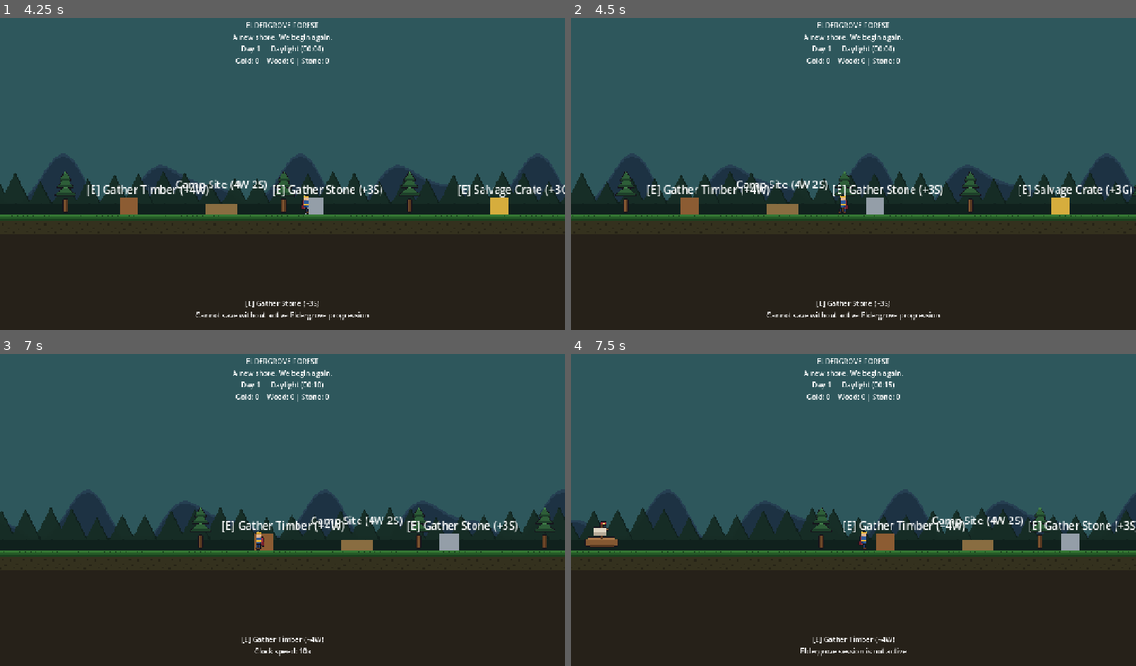
Above: before the commit, frames 1-4 (two rows, left to right).
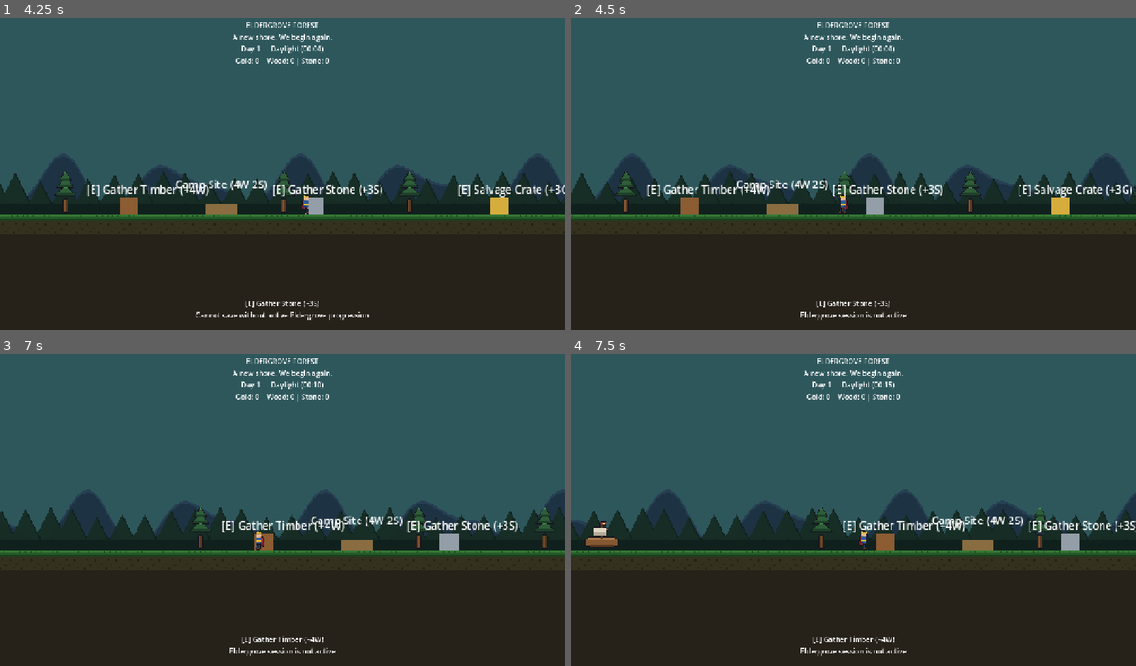
Above: after the commit, the same moments.

Repository: ridho1141haha/crownfall
Game: Godot game, scene res://scenes/world/EldergroveForest.tscn
Same seed, same stepped clock (60 frames per second), same inputs: the game is played once before the commit and once after it. This scene is started directly instead of the project's main scene.
Inputs (mouse positions are in pixels of both pictures, inside the frame that each line leads up to):
- Up to frame 1 (4.25 s): tap Enter (dialogue_advance) at 0.5, 2.85 s; move the mouse to (406, 155) at 0.52 s; hold E (interact) 0.53-1.28 s; hold D (move_right) 0.53-2.03 s; click (406, 155) at 0.67 s; tap Q (upgrade_tier) at 0.77, 1.52, 3.02, 3.77 s; tap Space (kindle_flare) at 0.8, 1.35, 2.3, 3.8 s; move the mouse to (169, 186) at 1.27 s; tap E (interact) at 1.55, 3.05 s; move the mouse to (339, 102) at 2.02 s; hold A (move_left) 2.03-2.78 s; hold B (build_wall) 2.03-2.78 s; move the mouse to (254, 236) at 2.77 s; hold D (move_right) from 2.78 s (still down); click (254, 236) at 2.92 s; move the mouse to (452, 217) at 3.52 s; hold E (interact) from 3.53 s (still down); tap K (save_game) at 4.15 s
- Up to frame 2 (4.5 s): move the mouse to (684, 124) at 4.27 s; release D (move_right) at 4.28 s; release E (interact) at 4.28 s; hold A (move_left) from 4.28 s (still down); tap Space (kindle_flare) at 4.35 s
- Up to frame 3 (7 s): tap Q (upgrade_tier) at 4.52, 6.02, 6.77 s; tap E (interact) at 4.55, 6.05 s; move the mouse to (310, 506) at 5.02 s; release A (move_left) at 5.03 s; hold D (move_right) 5.03-5.78 s; hold R (recruit_villager) 5.03-5.78 s; click (310, 506) at 5.17 s; tap Space (kindle_flare) at 5.3, 6.8 s; move the mouse to (197, 428) at 5.77 s; hold A (move_left) from 5.78 s (still down); tap F (repair_wall) at 5.85 s; move the mouse to (406, 491) at 6.52 s; hold T (toggle_fast_clock) from 6.53 s (still down)
- Up to frame 4 (7.5 s): move the mouse to (740, 522) at 7.27 s; release A (move_left) at 7.28 s; release T (toggle_fast_clock) at 7.28 s; hold D (move_right) from 7.28 s (still down); tap E (interact) at 7.35 s; click (740, 522) at 7.42 s

Frame 1 is identical in both runs. In frame 2, 0.2% of the frame differs, in the area x 34-66%, y 94-97%; in frame 3, 0.2%; in frame 4, nothing differs.

Commit message:
feat(gameplay): add first camp active defense interaction

Diff:
--- a/scripts/survival/EldergroveNightSurvival.gd
+++ b/scripts/survival/EldergroveNightSurvival.gd
@@ -17,6 +17,7 @@
 signal threat_blocked_by_camp(day_number: int, threat_x: float)
 signal camp_protection_breached(day_number: int, archetype: String, threat_x: float)
 signal encounter_resolved(day_number: int, survived: bool, camp_breached: bool)
+signal defense_pulse_activated(day_number: int, threat_class: int, new_threat_x: float, repelled_breach: bool)
 
 enum ThreatClass {
 	ORDINARY,
@@ -48,6 +49,12 @@
 const BREACH_SPEED: float = 55.0
 const BREACH_NIGHT_INTERVAL: int = 5
 const RESOLVED_DAY_KEY_PREFIX: String = "eldergrove_night_resolved_day_"
+const DEFENSE_PULSE_COOLDOWN_SEC: float = 8.0
+const DEFENSE_PULSE_VISUAL_SEC: float = 0.6
+const ORDINARY_PUSHBACK_PX: float = 140.0
+const ORDINARY_STAGGER_SEC: float = 3.0
+const BREACH_PUSHBACK_PX: float = 96.0
+const BREACH_STAGGER_SEC: float = 1.5
 
 var state: EncounterState = EncounterState.IDLE
 var active_day: int = 0
@@ -57,6 +64,10 @@
 var threat_blocked: bool = false
 var camp_breached: bool = false
 var player_threatened: bool = false
+var defense_cooldown_remaining: float = 0.0
+var threat_stagger_remaining: float = 0.0
+var defense_pulse_visual_remaining: float = 0.0
+var defense_pulse_count: int = 0
 var _day_outcomes: Dictionary = {}
 
 
@@ -147,12 +158,75 @@
 	threat_blocked = false
 	camp_breached = false
 	player_threatened = false
+	defense_cooldown_remaining = 0.0
+	threat_stagger_remaining = 0.0
+	defense_pulse_visual_remaining = 0.0
+	defense_pulse_count = 0
 	encounter_started.emit(active_day, threat_class, threat_archetype)
 	return true
 
 
+func is_defense_on_cooldown() -> bool:
+	return defense_cooldown_remaining > 0.0
+
+
+func is_threat_staggered() -> bool:
+	return threat_stagger_remaining > 0.0
+
+
+func apply_camp_defense_pulse(camp_built: bool) -> Dictionary:
+	if not camp_built:
+		return {"ok": false, "reason": "Build First Camp before activating Ward Pulse."}
+	if not is_encounter_active():
+		return {"ok": false, "not_active": true, "reason": "Ward Pulse can only be used during an active night threat."}
+	if is_defense_on_cooldown():
+		return {
+			"ok": false,
+			"on_cooldown": true,
+			"cooldown_remaining": defense_cooldown_remaining,
+			"reason": "Ward Pulse recharging (%.1fs)." % defense_cooldown_remaining,
+		}
+
+	var push_dir: float = 1.0 if threat_x >= CAMP_CENTER_X else -1.0
+	var push_dist: float = BREACH_PUSHBACK_PX if threat_class == ThreatClass.BREACH_CAPABLE else ORDINARY_PUSHBACK_PX
+	var stagger_sec: float = BREACH_STAGGER_SEC if threat_class == ThreatClass.BREACH_CAPABLE else ORDINARY_STAGGER_SEC
+	var was_breached: bool = camp_breached
+
+	threat_x = clampf(threat_x + push_dir * push_dist, MIN_WORLD_X, MAX_WORLD_X)
+	threat_stagger_remaining = stagger_sec
+	defense_cooldown_remaining = DEFENSE_PULSE_COOLDOWN_SEC
+	defense_pulse_visual_remaining = DEFENSE_PULSE_VISUAL_SEC
+	defense_pulse_count += 1
+	threat_blocked = false
+	player_threatened = false
+
+	var repelled_breach: bool = false
+	if was_breached and not is_x_inside_camp_protection(threat_x, camp_built):
+		camp_breached = false
+		repelled_breach = true
+
+	defense_pulse_activated.emit(active_day, threat_class, threat_x, repelled_breach)
+	return {
+		"ok": true,
+		"day": active_day,
+		"threat_class": threat_class,
+		"new_threat_x": threat_x,
+		"pushback": push_dist,
+		"stagger_sec": stagger_sec,
+		"repelled_breach": repelled_breach,
+	}
+
+
 func tick(delta: float, player_x: float, camp_built: bool) -> void:
 	if not is_encounter_active() or delta <= 0.0:
+		return
+	if defense_cooldown_remaining > 0.0:
+		defense_cooldown_remaining = maxf(0.0, defense_cooldown_remaining - delta)
+	if defense_pulse_visual_remaining > 0.0:
+		defense_pulse_visual_remaining = maxf(0.0, defense_pulse_visual_remaining - delta)
+	if threat_stagger_remaining > 0.0:
+		threat_stagger_remaining = maxf(0.0, threat_stagger_remaining - delta)
+		player_threatened = false
 		return
 	var spd: float = BREACH_SPEED if threat_class == ThreatClass.BREACH_CAPABLE else ORDINARY_SPEED
 	var dir: float = signf(player_x - threat_x)
@@ -194,6 +268,9 @@
 	state = EncounterState.RESOLVED
 	threat_blocked = false
 	player_threatened = false
+	defense_cooldown_remaining = 0.0
+	threat_stagger_remaining = 0.0
+	defense_pulse_visual_remaining = 0.0
 	encounter_resolved.emit(resolved_day, survived, was_breached)
 	return true
 
@@ -219,6 +296,8 @@
 		return ""
 	if camp_breached:
 		return "Night Threat: %s BREACHED First Camp!" % get_threat_display_name(threat_class)
+	if is_threat_staggered():
+		return "Ward Pulse: %s repelled and staggered!" % get_threat_display_name(threat_class)
 	if threat_blocked:
 		return "Night Threat: %s held outside First Camp." % get_threat_display_name(threat_class)
 	return "Night Threat: %s approaching (x=%.0f)" % [get_threat_display_name(threat_class), threat_x]
@@ -240,6 +319,10 @@
 	threat_blocked = false
 	camp_breached = false
 	player_threatened = false
+	defense_cooldown_remaining = 0.0
+	threat_stagger_remaining = 0.0
+	defense_pulse_visual_remaining = 0.0
+	defense_pulse_count = 0
 	if typeof(saved_node_states) != TYPE_DICTIONARY:
 		return
 	var d: Dictionary = saved_node_states as Dictionary
--- a/scripts/survival/EldergroveThreatPresenter.gd
+++ b/scripts/survival/EldergroveThreatPresenter.gd
@@ -20,12 +20,15 @@
 const COLOR_WARD_BREACHED: Color = Color(0.92, 0.28, 0.32, 0.95)
 const COLOR_TINT_BLOCKED: Color = Color(1.0, 0.92, 0.72, 1.0)
 const COLOR_TINT_BREACHED: Color = Color(0.95, 0.45, 0.52, 1.0)
+const COLOR_WARD_PULSE: Color = Color(1.0, 0.96, 0.72, 1.0)
+const COLOR_TINT_STAGGERED: Color = Color(0.76, 0.92, 1.0, 1.0)
 
 var threat_actor: Node2D = null
 var threat_sprite: Sprite2D = null
 var threat_label: Label = null
 var left_ward_post: ColorRect = null
 var right_ward_post: ColorRect = null
+var ward_pulse_bar: ColorRect = null
 
 var _visual_profiles: Dictionary = {}
 var _loaded_archetype: String = ""
@@ -108,6 +111,17 @@
 		right_ward_post = _make_ward_post("RightWardPost", right_x)
 		add_child(right_ward_post)
 
+	if ward_pulse_bar == null:
+		var lx: float = roundf(EldergroveNightSurvival.CAMP_CENTER_X - EldergroveNightSurvival.CAMP_PROTECTION_RADIUS)
+		var rx: float = roundf(EldergroveNightSurvival.CAMP_CENTER_X + EldergroveNightSurvival.CAMP_PROTECTION_RADIUS)
+		ward_pulse_bar = ColorRect.new()
+		ward_pulse_bar.name = "WardPulseBar"
+		ward_pulse_bar.visible = false
+		ward_pulse_bar.position = Vector2(lx, -6.0)
+		ward_pulse_bar.size = Vector2(rx - lx, 4.0)
+		ward_pulse_bar.color = COLOR_WARD_PULSE
+		add_child(ward_pulse_bar)
+
 
 func _make_ward_post(post_name: String, world_x: float) -> ColorRect:
 	var post := ColorRect.new()
@@ -160,9 +174,15 @@
 	right_ward_post.color = tint
 
 
+func is_pulse_visual_active() -> bool:
+	return ward_pulse_bar != null and ward_pulse_bar.visible
+
+
 func set_threat_hidden() -> void:
 	_ensure_nodes()
 	threat_actor.visible = false
+	if ward_pulse_bar != null:
+		ward_pulse_bar.visible = false
 	_anim_elapsed = 0.0
 	_last_visual_state = "hidden"
 
@@ -214,7 +234,17 @@
 	_anim_elapsed += maxf(0.0, delta)
 	var frame_count: int = maxi(1, threat_sprite.hframes)
 
-	if survival.camp_breached:
+	var pulse_active: bool = survival.defense_pulse_visual_remaining > 0.0
+	if ward_pulse_bar != null:
+		ward_pulse_bar.visible = camp_built and pulse_active
+
+	if survival.is_threat_staggered():
+		_last_visual_state = "staggered"
+		threat_sprite.modulate = base_mod * COLOR_TINT_STAGGERED
+		threat_sprite.frame = mini(frame_count - 1, 1)
+		threat_label.text = "%s — Staggered" % display_name
+		set_perimeter_visible(camp_built, COLOR_WARD_PULSE if pulse_active else COLOR_WARD_BLOCKED)
+	elif survival.camp_breached:
 		_last_visual_state = "breached"
 		threat_sprite.modulate = COLOR_TINT_BREACHED
 		threat_sprite.frame = int(floor(_anim_elapsed * BREACH_FPS)) % frame_count
@@ -232,4 +262,4 @@
 		threat_sprite.modulate = base_mod
 		threat_sprite.frame = int(floor(_anim_elapsed * WALK_FPS)) % frame_count
 		threat_label.text = display_name
-		set_perimeter_visible(camp_built, COLOR_WARD_IDLE)
+		set_perimeter_visible(camp_built, COLOR_WARD_PULSE if pulse_active else COLOR_WARD_IDLE)
--- a/scripts/world/EldergroveForestArrival.gd
+++ b/scripts/world/EldergroveForestArrival.gd
@@ -21,6 +21,7 @@
 signal camp_constructed(camp_id: String, cost: Dictionary)
 signal sunrise_renewal_applied(completed_day: int, refreshed_ids: Array[String])
 signal camp_rest_completed(previous_day: int, new_day: int)
+signal camp_defense_activated(day_number: int, threat_class: int, repelled_breach: bool)
 signal feedback_message(text: String)
 
 const SCENE_PATH: String = "res://scenes/world/EldergroveForest.tscn"
@@ -42,6 +43,10 @@
 const CAMP_BUILD_COST: Dictionary = {
 	"wood": 4,
 	"stone": 2,
+}
+const CAMP_DEFENSE_RANGE: float = EldergroveNightSurvival.CAMP_PROTECTION_RADIUS
+const CAMP_DEFENSE_COST: Dictionary = {
+	"wood": 1,
 }
 const SKY_COLOR_DAYLIGHT: Color = Color(0.18, 0.34, 0.36, 1.0)
 const SKY_COLOR_SUNSET: Color = Color(0.42, 0.24, 0.18, 1.0)
@@ -250,6 +255,81 @@
 	return CAMP_BUILD_COST.duplicate()
 
 
+func get_camp_defense_cost() -> Dictionary:
+	return CAMP_DEFENSE_COST.duplicate()
+
+
+func _get_defense_prompt_suffix() -> String:
+	if night_survival == null:
+		return "(Rest blocked)"
+	if night_survival.is_defense_on_cooldown():
+		return "([Space] Ward Pulse %.1fs)" % night_survival.defense_cooldown_remaining
+	if not ledger.can_afford(CAMP_DEFENSE_COST):
+		return "([Space] Ward Pulse: Need 1W)"
+	return "([Space] Ward Pulse 1W)"
+
+
+func can_activate_camp_defense(actor_x: float) -> bool:
+	if progression == null or not progression.has_fact(ProgressionState.FACT_ELDERGROVE_REACHED):
+		return false
+	if not _first_camp_built or night_survival == null:
+		return false
+	if not night_survival.is_encounter_active():
+		return false
+	if absf(actor_x - CAMP_SITE_X) > CAMP_DEFENSE_RANGE:
+		return false
+	if night_survival.is_defense_on_cooldown():
+		return false
+	return ledger.can_afford(CAMP_DEFENSE_COST)
+
+
+func try_activate_camp_defense(actor_x: float) -> Dictionary:
+	if progression == null or not progression.has_fact(ProgressionState.FACT_ELDERGROVE_REACHED):
+		_record_rejection("Eldergrove session is not active")
+		return {"ok": false, "reason": _last_rejection_reason}
+	if not _first_camp_built:
+		_record_rejection("Build First Camp before activating Ward Pulse.")
+		return {"ok": false, "reason": _last_rejection_reason}
+	if night_survival == null or not night_survival.is_encounter_active():
+		_record_rejection("Ward Pulse can only be used during an active night threat.")
+		return {"ok": false, "not_active": true, "reason": _last_rejection_reason}
+	if absf(actor_x - CAMP_SITE_X) > CAMP_DEFENSE_RANGE:
+		_record_rejection("Return to First Camp to trigger Ward Pulse.")
+		return {"ok": false, "out_of_range": true, "reason": _last_rejection_reason}
+	if night_survival.is_defense_on_cooldown():
+		_record_rejection("Ward Pulse recharging (%.1fs)." % night_survival.defense_cooldown_remaining)
+		return {
+			"ok": false,
+			"on_cooldown": true,
+			"cooldown_remaining": night_survival.defense_cooldown_remaining,
+			"reason": _last_rejection_reason,
+		}
+	if not ledger.can_afford(CAMP_DEFENSE_COST):
+		_record_rejection("Insufficient Wood for Ward Pulse (Need 1W).")
+		return {"ok": false, "insufficient_resources": true, "reason": _last_rejection_reason}
+	if not ledger.try_spend(CAMP_DEFENSE_COST):
+		_record_rejection("Failed to spend Wood for Ward Pulse.")
+		return {"ok": false, "insufficient_resources": true, "reason": _last_rejection_reason}
+
+	var res: Dictionary = night_survival.apply_camp_defense_pulse(_first_camp_built)
+	if not bool(res.get("ok", false)):
+		ledger.add_resource(&"wood", int(CAMP_DEFENSE_COST["wood"]))
+		_record_rejection(String(res.get("reason", "Ward Pulse failed.")))
+		return res
+
+	_has_unsaved_progress = true
+	_last_rejection_reason = ""
+	_refresh_gameplay_hud()
+	_sync_threat_presentation(0.0)
+	var repelled_breach: bool = bool(res.get("repelled_breach", false))
+	if repelled_breach:
+		_set_feedback("Ward Pulse drove the Breach Threat back outside First Camp! (-1W)")
+	else:
+		_set_feedback("Ward Pulse repelled and staggered the night threat! (-1W)")
+	camp_defense_activated.emit(int(res["day"]), int(res["threat_class"]), repelled_breach)
+	return res
+
+
 func can_rest_at_camp() -> bool:
 	if not _first_camp_built:
 		return false
@@ -271,9 +351,10 @@
 func _get_camp_prompt_text() -> String:
 	if _first_camp_built:
 		if night_survival != null and night_survival.is_encounter_active():
+			var defense_hint: String = _get_defense_prompt_suffix()
 			if night_survival.camp_breached:
-				return "First Camp — BREACHED! (Rest blocked)"
-			return "First Camp — Threat active (Rest blocked)"
+				return "First Camp — BREACHED! %s" % defense_hint
+			return "First Camp — Threat active %s" % defense_hint
 		if time_manager != null and is_instance_valid(time_manager):
 			var in_rest_phase: bool = time_manager.current_phase == TimeManager.Phase.SUNSET or time_manager.current_phase == TimeManager.Phase.NIGHT
 			if in_rest_phase and night_survival != null:
@@ -548,6 +629,11 @@
 	try_interact_at(player_x)
 
 
+func _on_camp_defense_requested() -> void:
+	var px: float = player.global_position.x if (player != null and is_instance_valid(player)) else PLAYER_SPAWN_X
+	try_activate_camp_defense(px)
+
+
 func _wire_gameplay_connections() -> void:
 	if _signals_connected or player == null or not is_instance_valid(player):
 		return
@@ -557,6 +643,8 @@
 		player.manual_save_requested.connect(_on_manual_save)
 	if not player.fast_clock_toggled.is_connected(_on_toggle_fast_clock):
 		player.fast_clock_toggled.connect(_on_toggle_fast_clock)
+	if not player.kindle_flare_requested.is_connected(_on_camp_defense_requested):
+		player.kindle_flare_requested.connect(_on_camp_defense_requested)
 	_connect_night_survival_signals()
 	_signals_connected = true
 
--- /dev/null
+++ b/tests/test_n66_first_camp_active_defense.gd
@@ -0,0 +1,214 @@
+extends SceneTree
+
+## N6.6 First Camp Active Defense & Player Response integration & regression suite.
+
+const MAIN_SCENE: String = "res://scenes/main/Main.tscn"
+const FORGOTTEN_SHORE_SCENE: String = "res://scenes/world/ForgottenShore.tscn"
+const ELDERGROVE_SCENE: String = "res://scenes/world/EldergroveForest.tscn"
+const TEST_DIR: String = "user://n66_test"
+const SAVE_ELDERGROVE: String = "user://n66_test/save_eldergrove.json"
+const MAX_WAIT_FRAMES: int = 600
+
+var _checks: int = 0
+var _failures: int = 0
+var _stage: int = 0
+var _wait_frames: int = 0
+var _base_payload: Dictionary = {}
+var _defense_signals: int = 0
+var _saved_wood: int = 0
+
+
+func _check(cond: bool, msg: String) -> bool:
+	_checks += 1
+	if not cond:
+		_failures += 1
+		printerr("TEST FAILURE: [test_n66_first_camp_active_defense] " + msg)
+		_cleanup()
+		quit(1)
+		return false
+	print("PASS: " + msg)
+	return true
+
+
+func _rm(path: String) -> void:
+	if FileAccess.file_exists(path):
+		DirAccess.remove_absolute(ProjectSettings.globalize_path(path))
+
+
+func _cleanup() -> void:
+	EldergroveHandoffBridge.reset_for_tests()
+	for meta_key: String in ["crownfall_menu_save_path", "crownfall_profile_path", "crownfall_load_on_start"]:
+		if Engine.has_meta(meta_key):
+			Engine.remove_meta(meta_key)
+	_rm(SAVE_ELDERGROVE)
+	for suffix: String in [".tmp", ".old", ".bak", ".bak.tmp"]:
+		_rm(SAVE_ELDERGROVE + suffix)
+
+
+func _init() -> void:
+	DirAccess.make_dir_recursive_absolute(ProjectSettings.globalize_path(TEST_DIR))
+	_cleanup()
+
+
+func _process(_delta: float) -> bool:
+	_wait_frames += 1
+	if _wait_frames > MAX_WAIT_FRAMES:
+		_check(false, "Timed out at stage %d" % _stage)
+		return true
+
+	# Stage 0: Load ForgottenShore to build valid schema v2 fixture
+	if _stage == 0:
+		Engine.set_meta("crownfall_load_on_start", false)
+		_check(change_scene_to_file(FORGOTTEN_SHORE_SCENE) == OK, "Loaded ForgottenShore.tscn to build valid v2 fixture")
+		_stage = 1
+		_wait_frames = 0
+		return false
+
+	# Stage 1: Enter EldergroveForest.tscn via N5.5 handoff
+	if _stage == 1:
+		if current_scene == null or not (current_scene is ForgottenShoreSession):
+			return false
+		var sess: ForgottenShoreSession = current_scene as ForgottenShoreSession
+		_base_payload = sess.build_save_payload()
+
+		var eg_payload: Dictionary = _base_payload.duplicate(true)
+		eg_payload["day_count"] = 4
+		eg_payload["world_time"] = 5.0
+		eg_payload["world_phase"] = "daylight"
+		eg_payload["resources"] = {"gold": 2, "wood": 6, "stone": 2}
+
+		var prog := ProgressionState.new()
+		prog.record_fact(ProgressionState.FACT_FORGOTTEN_SHORE_VESSEL_READY)
+		var era := EraProgressionManager.new()
+		Engine.set_meta("crownfall_menu_save_path", SAVE_ELDERGROVE)
+		Engine.set_meta("crownfall_load_on_start", false)
+		var tok: int = EldergroveHandoffBridge.authorize_departure(ELDERGROVE_SCENE, {
+			"progression": prog,
+			"era_mgr": era,
+			"save_path": SAVE_ELDERGROVE,
+			"base_save_payload": eg_payload,
+		})
+		_check(tok > 0, "Authorized N5.5 handoff into Eldergrove")
+		_check(change_scene_to_file(ELDERGROVE_SCENE) == OK, "Transitioned to EldergroveForest.tscn")
+		_stage = 2
+		_wait_frames = 0
+		return false
+
+	# Stage 2: Exercise active defense eligibility, Ordinary pushback, cooldown, insufficient Wood, Breach repel, and save
+	if _stage == 2:
+		if current_scene == null or not (current_scene is EldergroveForestArrival):
+			return false
+		var eg: EldergroveForestArrival = current_scene as EldergroveForestArrival
+		eg.time_manager.auto_advance = false
+		var surv: EldergroveNightSurvival = eg.night_survival
+		var pres: EldergroveThreatPresenter = eg.threat_presenter
+		_defense_signals = 0
+		eg.camp_defense_activated.connect(func(_d: int, _c: int, _r: bool) -> void: _defense_signals += 1)
+
+		# 1. Rejected before First Camp construction
+		var res_unbuilt: Dictionary = eg.try_activate_camp_defense(EldergroveForestArrival.CAMP_SITE_X)
+		_check(not bool(res_unbuilt.get("ok", true)) and eg.ledger.get_amount(&"wood") == 6, "Ward Pulse rejected before First Camp construction with zero Wood spent")
+
+		# Build First Camp (spends 4W 2S -> leaves 2W)
+		_check(bool(eg.try_interact_at(EldergroveForestArrival.CAMP_SITE_X).get("ok", false)), "Constructed First Camp (4W 2S -> 2W remaining)")
+		_check(eg.ledger.get_amount(&"wood") == 2, "Wood balance is 2 after First Camp construction")
+
+		# 2. Rejected outside active night encounter (Daylight)
+		var res_day: Dictionary = eg.try_activate_camp_defense(EldergroveForestArrival.CAMP_SITE_X)
+		_check(not bool(res_day.get("ok", true)) and bool(res_day.get("not_active", false)), "Ward Pulse rejected outside active encounter")
+
+		# 3. Day 4 Night (Ordinary threat): activate encounter and test out-of-range rejection
+		eg.player.global_position.x = EldergroveForestArrival.CAMP_SITE_X
+		eg.time_manager.advance_time(eg.time_manager.get_current_phase_duration() - eg.time_manager.phase_elapsed + eg.time_manager.sunset_duration + EldergroveNightSurvival.ENCOUNTER_START_OFFSET_SEC)
+		eg._update_night_survival(0.1)
+		_check(surv.is_encounter_active() and surv.threat_class == EldergroveNightSurvival.ThreatClass.ORDINARY, "Day 4 Ordinary night encounter active")
+		var res_far: Dictionary = eg.try_activate_camp_defense(-300.0)
+		_check(not bool(res_far.get("ok", true)) and bool(res_far.get("out_of_range", false)), "Ward Pulse rejected when player is outside First Camp defense range")
+
+		# Advance Ordinary threat until blocked outside First Camp
+		for _i: int in range(20):
+			eg._update_night_survival(0.5)
+		var pre_pulse_x: float = surv.threat_x
+		_check(surv.threat_blocked and pre_pulse_x > EldergroveNightSurvival.CAMP_CENTER_X + EldergroveNightSurvival.CAMP_PROTECTION_RADIUS, "Ordinary threat blocked outside First Camp before Ward Pulse")
+
+		# 4. Trigger Ward Pulse via PlayerController.kindle_flare_requested ([Space])
+		eg.player.kindle_flare_requested.emit()
+		_check(_defense_signals == 1 and eg.ledger.get_amount(&"wood") == 1, "Ward Pulse activated via PlayerController signal and spent 1 Wood (1W left)")
+		_check(surv.threat_x >= pre_pulse_x + EldergroveNightSurvival.ORDINARY_PUSHBACK_PX - 0.1, "Ward Pulse pushed Ordinary threat back authoritatively (+140px)")
+		_check(surv.is_threat_staggered() and surv.is_defense_on_cooldown(), "Ward Pulse staggered Ordinary threat and started cooldown")
+		_check(surv.is_encounter_active() and eg.time_manager.current_day == 4 and eg.time_manager.current_phase == TimeManager.Phase.NIGHT, "Ward Pulse does NOT auto-resolve encounter or skip Night")
+		_check(pres.get_visual_state() == "staggered" and pres.is_pulse_visual_active(), "Presentation mirrors staggered threat and active Ward Pulse visual")
+		_check(eg.feedback_label != null and eg.feedback_label.text.contains("Ward Pulse"), "HUD feedback confirms Ward Pulse activation")
+
+		# 5. Repeated input during cooldown is rejected safely
+		var res_cd: Dictionary = eg.try_activate_camp_defense(EldergroveForestArrival.CAMP_SITE_X)
+		_check(not bool(res_cd.get("ok", true)) and bool(res_cd.get("on_cooldown", false)) and eg.ledger.get_amount(&"wood") == 1, "Repeated Ward Pulse during cooldown rejected without spending Wood")
+
+		# Stagger holds threat stationary, then threat resumes approaching
+		var staggered_x: float = surv.threat_x
+		eg._update_night_survival(1.0)
+		_check(is_equal_approx(surv.threat_x, staggered_x), "Staggered threat does not advance during stagger window")
+
+		# Advance to Day 5 Daylight -> Day 4 resolves cleanly
+		eg.time_manager.advance_time(eg.time_manager.get_current_phase_duration() - eg.time_manager.phase_elapsed + 1.0)
+		_check(eg.time_manager.current_day == 5 and not surv.is_encounter_active() and surv.is_day_resolved(4), "Day 4 resolves cleanly at Day 5 Sunrise")
+
+		# 6. Day 5 Night (Breach-Capable threat): Breach enters camp, Ward Pulse drives it back outside, then 0W rejects next pulse
+		eg.time_manager.advance_time(eg.time_manager.get_current_phase_duration() - eg.time_manager.phase_elapsed + eg.time_manager.sunset_duration + EldergroveNightSurvival.ENCOUNTER_START_OFFSET_SEC)
+		eg._update_night_survival(0.1)
+		_check(surv.is_encounter_active() and surv.threat_class == EldergroveNightSurvival.ThreatClass.BREACH_CAPABLE, "Day 5 Breach-Capable encounter active")
+		for _i: int in range(30):
+			eg._update_night_survival(0.5)
+		_check(surv.camp_breached and surv.is_x_inside_camp_protection(surv.threat_x, true), "Breach-capable threat penetrated First Camp before Ward Pulse")
+
+		var res_breach_pulse: Dictionary = eg.try_activate_camp_defense(EldergroveForestArrival.CAMP_SITE_X)
+		_check(bool(res_breach_pulse.get("ok", false)) and bool(res_breach_pulse.get("repelled_breach", false)), "Ward Pulse repelled Breach threat back outside First Camp")
+		_check(not surv.camp_breached and not surv.is_x_inside_camp_protection(surv.threat_x, true), "Breached state cleared when Brute is forced outside protected zone")
+		_check(surv.is_encounter_active() and eg.ledger.get_amount(&"wood") == 0, "Encounter stays active and Wood balance is now 0")
+
+		# Tick past cooldown (9s) -> now try Ward Pulse with 0 Wood -> rejected for insufficient resources
+		for _i: int in range(18):
+			eg._update_night_survival(0.5)
+		_check(not surv.is_defense_on_cooldown(), "Cooldown expired after 9s of simulation ticks")
+		var res_no_wood: Dictionary = eg.try_activate_camp_defense(EldergroveForestArrival.CAMP_SITE_X)
+		_check(not bool(res_no_wood.get("ok", true)) and bool(res_no_wood.get("insufficient_resources", false)), "Ward Pulse rejected cleanly when Wood is insufficient")
+
+		# Resolve Day 5, save under schema v2, exit to Main, and Continue
+		_check(surv.resolve_encounter(true), "Resolved Day 5 encounter explicitly")
+		_saved_wood = eg.ledger.get_amount(&"wood")
+		_check(eg.save_game_state(SAVE_ELDERGROVE), "Saved post-defense state under SaveManager schema v2")
+		_check(eg.return_to_main_menu(), "Exited Eldergrove cleanly to Main.tscn")
+		_stage = 3
+		_wait_frames = 0
+		return false
+
+	# Stage 3: Continue back into Eldergrove
+	if _stage == 3:
+		if current_scene == null or current_scene.name != "Main":
+			return false
+		var main_node: Node = current_scene
+		main_node.call("set_route_transition", Callable())
+		Engine.set_meta("crownfall_menu_save_path", SAVE_ELDERGROVE)
+		main_node.set("_route_started", false)
+		main_node.call("_on_continue_button_pressed")
+		_stage = 4
+		_wait_frames = 0
+		return false
+
+	# Stage 4: Verify Continue preserves Wood spent, First Camp, resolved Day 5, and schema v2
+	if _stage == 4:
+		if current_scene == null or not (current_scene is EldergroveForestArrival):
+			return false
+		var eg2: EldergroveForestArrival = current_scene as EldergroveForestArrival
+		eg2.time_manager.auto_advance = false
+		_check(eg2.is_restored_from_continue() and eg2.is_first_camp_built(), "Continue restored Eldergrove and First Camp state")
+		_check(eg2.ledger.get_amount(&"wood") == _saved_wood, "Wood spent on Ward Pulse persisted accurately through SaveManager v2")
+		_check(eg2.night_survival.is_day_resolved(5) and not eg2.night_survival.is_defense_on_cooldown(), "Resolved Day 5 preserved and transient defense cooldown reset cleanly")
+		_check(SaveManager.SCHEMA_VERSION == 2, "SaveManager schema version remains v2")
+
+		_cleanup()
+		print("PASS: All %d N66 First Camp Active Defense checks completed with 0 failures." % _checks)
+		quit(0)
+		return true
+
+	return false
Not shown, added: tests/test_n66_first_camp_active_defense.gd.uid
Not shown, changed: docs/CHANGELOG.md
Not shown, changed: docs/narrative/N5_IMPLEMENTATION_ROADMAP.md
Not shown, added: docs/narrative/N66_IMPLEMENTATION_REPORT.md
Not shown, changed: tests/run_all.sh
